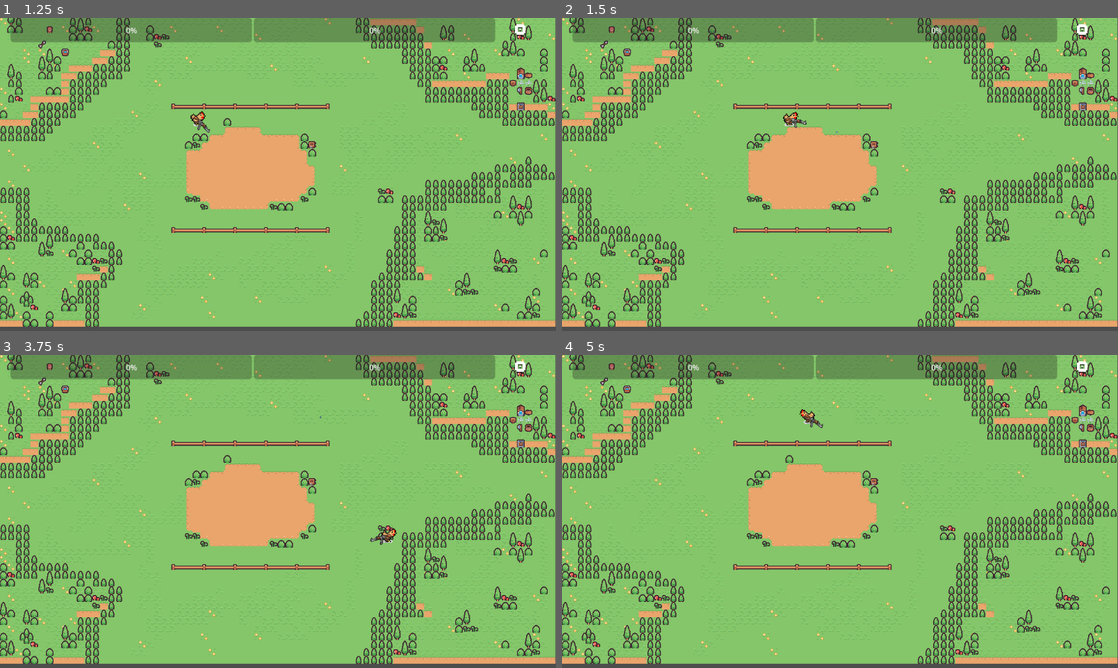
Above: before the commit, frames 1-4 (two rows, left to right).
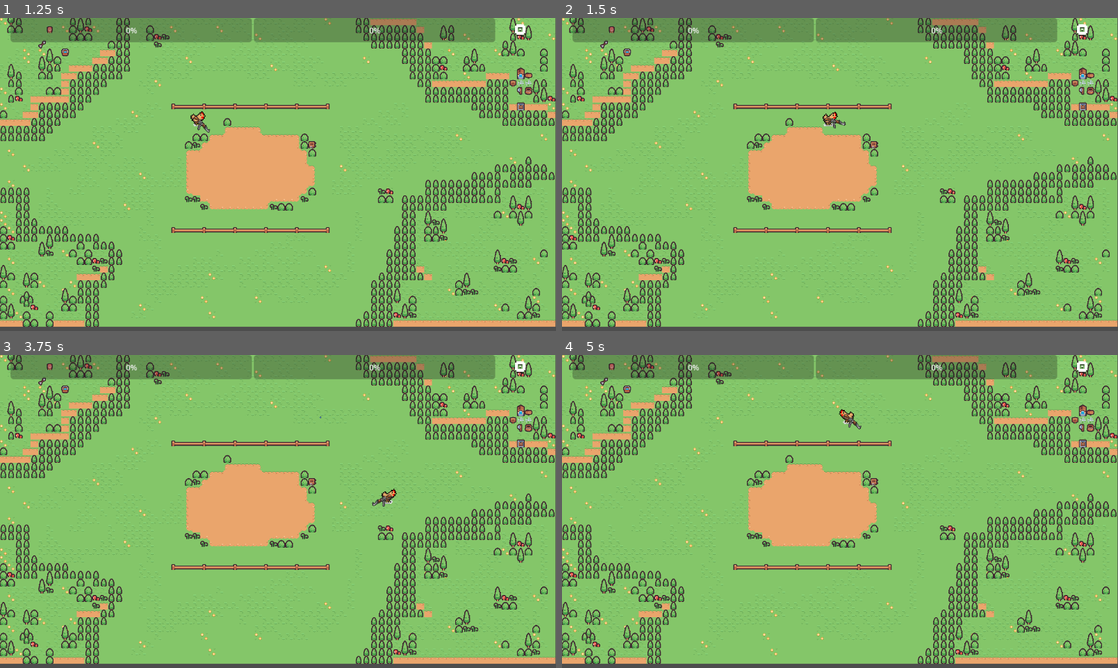
Above: after the commit, the same moments.

Repository: mynkrthd/chicken
Game: Godot game, scene res://Scenes/main.tscn
Same seed, same stepped clock (60 frames per second), same inputs: the game is played once before the commit and once after it. The engine's default icon, where the game draws it, is replaced by a stand-in: a white triangle on a blue panel in a dark square.
Inputs (mouse positions are in pixels of both pictures, inside the frame that each line leads up to):
- Up to frame 1 (1.25 s): click "START GAME" at 0.5 s
- Up to frame 2 (1.5 s): tap Enter at 1.25 s; move the mouse to (962, 158) at 1.27 s; hold D (MoveRight) from 1.28 s (still down); hold Space (Dash, bound only after the commit) from 1.28 s (still down)
- Up to frame 3 (3.75 s): tap Shift (Dash, bound only before the commit) at 1.55, 2.1 s; move the mouse to (166, 527) at 2.02 s; release D (MoveRight) at 2.03 s; release Space (Dash, bound only after the commit) at 2.03 s; hold S (MoveDown) 2.03-2.78 s; click (166, 527) at 2.3 s; move the mouse to (333, 442) at 2.77 s; press the mouse at (333, 442) at 2.78 s; hold D (MoveRight) 2.78-3.53 s; tap Space (Dash, bound only after the commit) at 3.05, 3.5, 3.6 s; move the mouse to (250, 574) at 3.52 s; release the mouse at (250, 574) at 3.53 s; hold W (MoveUp) from 3.53 s (still down)
- Up to frame 4 (5 s): tap Shift (Dash, bound only before the commit) at 3.8 s; move the mouse to (1006, 558) at 4.27 s; release W (MoveUp) at 4.28 s; hold A (MoveLeft) from 4.28 s (still down); hold Shift (Dash, bound only before the commit) from 4.28 s (still down); click (1006, 558) at 4.55 s

Frame 1 is identical in both runs. In frame 2, 0.2% of the frame differs, in the area x 39-52%, y 29-37%; in frame 3, 0.2%; in frame 4, 0.2%.

Commit message:
recoil animation and some input keymapping changes for dash

Diff:
--- a/project_files/presets/Guns/ak47/ak_47.tscn
+++ b/project_files/presets/Guns/ak47/ak_47.tscn
@@ -8,12 +8,12 @@
 script = ExtResource("1_3b7jk")
 Bullet = ExtResource("2_s8uo0")
 
-[node name="Gun2" type="Sprite2D" parent="."]
+[node name="Gun" type="Sprite2D" parent="."]
 position = Vector2(53, 26)
 scale = Vector2(0.42, 0.42)
 texture = ExtResource("3_ipdob")
 
-[node name="Muzzle" type="Marker2D" parent="Gun2"]
+[node name="Muzzle" type="Marker2D" parent="Gun"]
 position = Vector2(178.571, -33.3333)
 gizmo_extents = 50.0
 
--- a/project_files/presets/chicken.tscn
+++ b/project_files/presets/chicken.tscn
@@ -21,6 +21,7 @@
 one_shot = true
 
 [node name="CanDashTimer" type="Timer" parent="CharacterAnchor"]
+wait_time = 0.5
 one_shot = true
 
 [node name="Chicken" type="Sprite2D" parent="CharacterAnchor"]
--- a/project_files/project.godot
+++ b/project_files/project.godot
@@ -55,14 +55,13 @@
 }
 Dash={
 "deadzone": 0.5,
-"events": [Object(InputEventKey,"resource_local_to_scene":fa …(140 unchanged characters)… d":false,"keycode":0,"physical_keycode":4194325,"key_label":0,"unicode":0,"echo":false,"script":null)
+"events": [Object(InputEventKey,"resource_local_to_scene":fa …(140 unchanged characters)… d":false,"keycode":0,"physical_keycode":32,"key_label":0,"unicode":32,"echo":false,"script":null)
 , Object(InputEventJoypadButton,"resource_local_to_scene":false,"resource_name":"","device":-1,"button_index":0,"pressure":0.0,"pressed":false,"script":null)
 ]
 }
 Shoot={
 "deadzone": 0.5,
-"events": [Object(InputEventKey,"resource_local_to_scene":false,"resource_name":"","device":-1,"window_id":0,"alt_pressed":false,"shift_pressed":false,"ctrl_pressed":false,"meta_pressed":false,"pressed":false,"keycode":0,"physical_keycode":32,"key_label":0,"unicode":32,"echo":false,"script":null)
-, Object(InputEventMouseButton,"resource_local_to_scene":false,"resource_name":"","device":-1,"window_id":0,"alt_pressed":false,"shift_pressed":false,"ctrl_pressed":false,"meta_pressed":false,"button_mask":1,"position":Vector2(457, 31),"global_position":Vector2(465, 111),"factor":1.0,"button_index":1,"canceled":false,"pressed":true,"double_click":false,"script":null)
+"events": [Object(InputEventMouseButton,"resource_local_to_scene":false,"resource_name":"","device":-1,"window_id":0,"alt_pressed":false,"shift_pressed":false,"ctrl_pressed":false,"meta_pressed":false,"button_mask":1,"position":Vector2(457, 31),"global_position":Vector2(465, 111),"factor":1.0,"button_index":1,"canceled":false,"pressed":true,"double_click":false,"script":null)
 ]
 }
 pause_game={
--- a/project_files/scripts/ChickenController.gd
+++ b/project_files/scripts/ChickenController.gd
@@ -23,7 +23,7 @@
 	var input_direction = Input.get_vector("MoveLeft", "MoveRight", "MoveUp", "MoveDown");
 
 	#Checking if dash key is pressed
-	if Input.is_action_pressed("Dash") && !dashing && can_dash:
+	if Input.is_action_just_pressed("Dash") && !dashing && can_dash:
 		dashing = true;
 		can_dash = false;
 		can_dash_timer.start();
--- a/project_files/scripts/gun.gd
+++ b/project_files/scripts/gun.gd
@@ -2,14 +2,16 @@
 
 @export var Bullet : PackedScene;
 
-@onready var muzzle = $Gun2/Muzzle
+@onready var gun = $Gun
+@onready var muzzle = $Gun/Muzzle
 @onready var fire_rate_timer = $FireRateTimer
 
 var can_fire = true;
+var gun_original_position = Vector2.ZERO;
 
 # Called when the node enters the scene tree for the first time.
 func _ready():
-	pass # Replace with function body.
+	gun_original_position = gun.position;
 
 
 # Called every frame. 'delta' is the elapsed time since the previous frame.
@@ -17,16 +19,20 @@
 	if Input.is_action_pressed("Shoot"):
 		Shoot();
 
-func _physics_process(delta):
-	pass;
 
 func Shoot():
 	if can_fire:
+		#Spawning bullet as the child of the scene root
 		var bullet = Bullet.instantiate();
 		owner.owner.add_child(bullet);
 		bullet.global_transform = muzzle.global_transform;
+		#Spawning only according to the gun fire-rate set in the FireRateTimer>wait_time
 		can_fire = false;
 		fire_rate_timer.start();
+		#Recoil Animation
+		var tween = create_tween();
+		tween.tween_property(gun, "position", Vector2(gun_original_position.x - 5.0, gun_original_position.y), fire_rate_timer.wait_time / 2.0);
+		tween.tween_property(gun, "position", gun_original_position, fire_rate_timer.wait_time / 2.0);
 
 
 
Not shown, changed: .DS_Store
